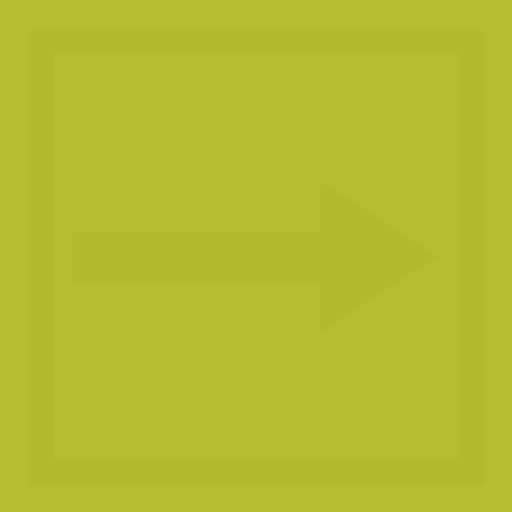
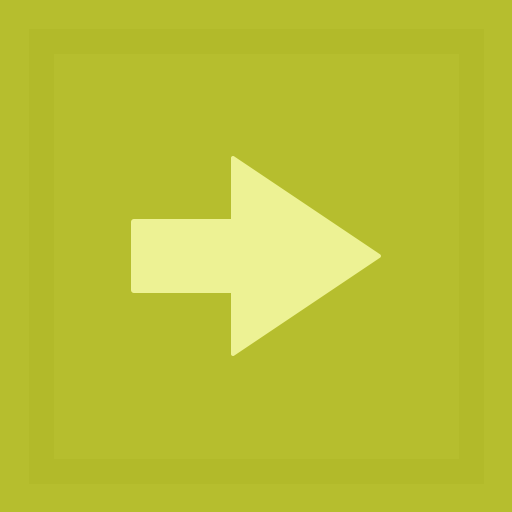
Before/after of a 512x512 layered artwork. What changed in the layer stack:
painted on "Trójkąt 1" over [231, 156, 437, 356]
painted on "Prostokąt 2" over [73, 219, 319, 293]
